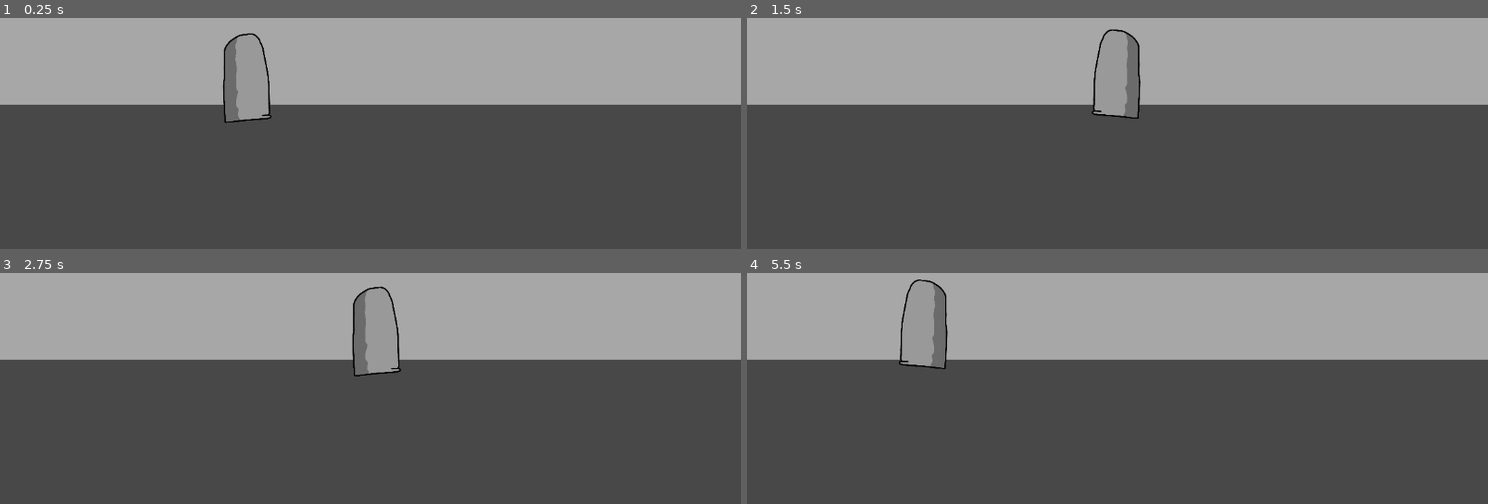
Above: before the commit, frames 1-4 (two rows, left to right).
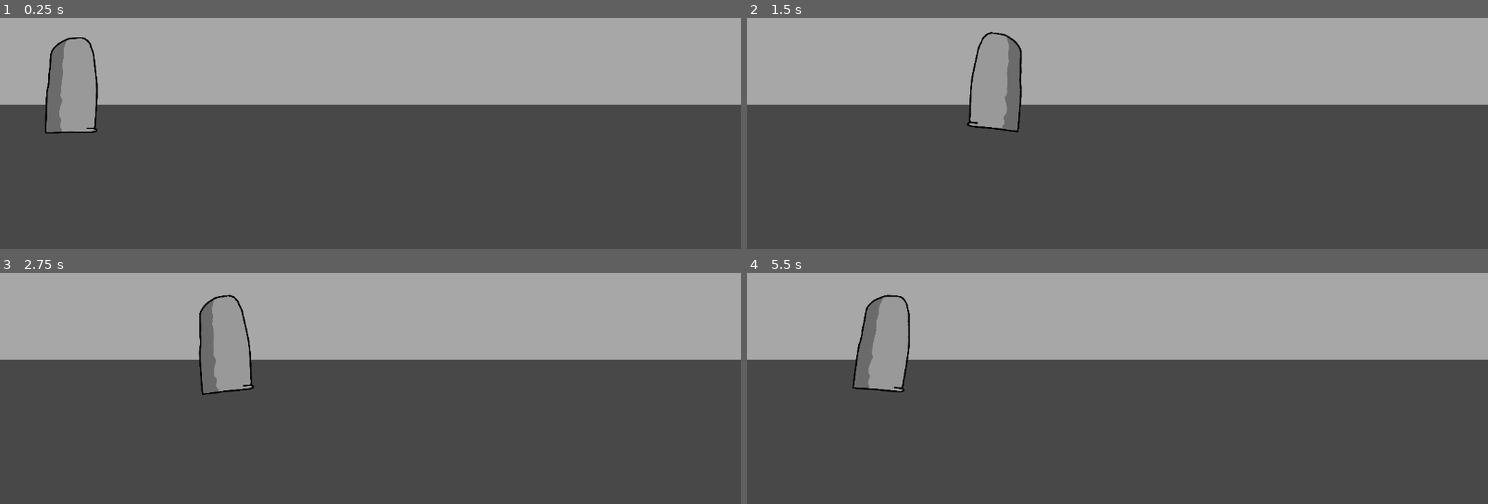
Above: after the commit, the same moments.

Repository: dice-works/untitled-violence-game
Game: Godot game, scene res://scenes/Debug.tscn
Two runs of this game, one before a commit and one after it. Both use one fixed random seed, a clock stepped at 60 frames per second and the inputs below.
Inputs (mouse positions are in pixels of both pictures, inside the frame that each line leads up to):
- Up to frame 1 (0.25 s): no input
- Up to frame 2 (1.5 s): tap Enter at 0.5 s; move the mouse to (1280, 20) at 0.52 s; hold D (player_right) 0.53-1.28 s; move the mouse to (969, 61) at 1.27 s; hold A (player_left) from 1.28 s (still down)
- Up to frame 3 (2.75 s): move the mouse to (outside the picture) at 2.02 s; release A (player_left) at 2.03 s; hold D (player_right) from 2.03 s (still down)
- Up to frame 4 (5.5 s): move the mouse to (1080, 379) at 2.77 s; move the mouse to (1339, 358) at 3.52 s; release D (player_right) at 3.53 s; hold A (player_left) from 3.53 s (still down); move the mouse to (outside the picture) at 4.27 s; move the mouse to (1154, 296) at 5.02 s

The runs differ from the first frame. In frame 1, 2.5% of the frame differs, in the area x 6-37%, y 6-50%; in frame 2, 2.4%; in frame 3, 2.5%, in the area x 26-55%, y 5-53%; in frame 4, 2.4%.

Commit message:
Torso that can be moved with AD, animation made with math, hopes and dreams

Diff:
--- a/project.godot
+++ b/project.godot
@@ -47,6 +47,9 @@
 
 [rendering]
 
+textures/canvas_textures/default_texture_filter=0
 rendering_device/driver.windows="d3d12"
 renderer/rendering_method="gl_compatibility"
 renderer/rendering_method.mobile="gl_compatibility"
+2d/snap/snap_2d_transforms_to_pixel=true
+2d/snap/snap_2d_vertices_to_pixel=true
--- a/scenes/Debug.tscn
+++ b/scenes/Debug.tscn
@@ -2,6 +2,9 @@
 
 [ext_resource type="Script" uid="uid://dk3u8dmndppv0" path="res://scripts/debug.gd" id="1_c2xgb"]
 [ext_resource type="PackedScene" uid="uid://br6mefadyw1tj" path="res://scenes/Player.tscn" id="2_b1f3y"]
+
+[sub_resource type="RectangleShape2D" id="RectangleShape2D_c2xgb"]
+size = Vector2(1157, 175)
 
 [node name="Debug" type="Node2D" unique_id=546169269]
 script = ExtResource("1_c2xgb")
@@ -19,5 +22,11 @@
 mouse_filter = 2
 color = Color(0.28118682, 0.28118688, 0.28118682, 1)
 
-[node name="player" parent="." unique_id=1059586711 instance=ExtResource("2_b1f3y")]
-position = Vector2(344, 313)
+[node name="StaticBody2D" type="StaticBody2D" parent="ground" unique_id=443626647]
+
+[node name="CollisionShape2D" type="CollisionShape2D" parent="ground/StaticBody2D" unique_id=396696602]
+position = Vector2(568.5, 135.5)
+shape = SubResource("RectangleShape2D_c2xgb")
+
+[node name="Player" parent="." unique_id=842425172 instance=ExtResource("2_b1f3y")]
+position = Vector2(70, 318)
--- a/scenes/Player.tscn
+++ b/scenes/Player.tscn
@@ -1,23 +1,23 @@
 [gd_scene format=3 uid="uid://br6mefadyw1tj"]
 
-[ext_resource type="Script" uid="uid://l3uvo7do4fb4" path="res://scripts/player.gd" id="1_p0vlq"]
-[ext_resource type="Script" uid="uid://c2jka7tl8tqjx" path="res://scripts/movement_animation_handler.gd" id="2_3li8b"]
+[ext_resource type="Script" uid="uid://ct6joeh605iw5" path="res://scripts/player.gd" id="1_3li8b"]
+[ext_resource type="Script" uid="uid://dm3orb77fgkrl" path="res://scripts/player_torso.gd" id="2_3li8b"]
 [ext_resource type="Texture2D" uid="uid://krn2jcsabmud" path="res://visuals_audio/body.png" id="2_v6fml"]
 
-[sub_resource type="RectangleShape2D" id="RectangleShape2D_3li8b"]
-size = Vector2(97, 154)
+[sub_resource type="RectangleShape2D" id="RectangleShape2D_v6fml"]
+size = Vector2(73, 147)
 
-[node name="Player" type="CharacterBody2D" unique_id=1639428004]
-script = ExtResource("1_p0vlq")
+[node name="Player" type="Node2D" unique_id=842425172]
+script = ExtResource("1_3li8b")
 
-[node name="BodySprite" type="Sprite2D" parent="." unique_id=2104695022]
-position = Vector2(37.000004, 68)
-scale = Vector2(0.22910218, 0.22908345)
+[node name="Torso" type="CharacterBody2D" parent="." unique_id=1571537595]
+script = ExtResource("2_3li8b")
+
+[node name="Sprite2D" type="Sprite2D" parent="Torso" unique_id=1969105539]
+position = Vector2(40.875, 75.46982)
+scale = Vector2(0.25309598, 0.25410712)
 texture = ExtResource("2_v6fml")
 
-[node name="CollisionShape2D" type="CollisionShape2D" parent="." unique_id=623531683]
-position = Vector2(48, 77)
-shape = SubResource("RectangleShape2D_3li8b")
-
-[node name="MovementAnimationHandler" type="Node2D" parent="." unique_id=1292133842]
-script = ExtResource("2_3li8b")
+[node name="CollisionShape2D" type="CollisionShape2D" parent="Torso" unique_id=1313424061]
+position = Vector2(40.5, 75.5)
+shape = SubResource("RectangleShape2D_v6fml")
--- a/scripts/movement_animation_handler.gd
+++ /dev/null
@@ -1,43 +0,0 @@
-extends Node2D
-
-@onready var body = get_parent().get_node("BodySprite")
-var moving = false
-var input_dir = Vector2.ZERO
-var body_tweening = false
-var body_tween_position = "down"
-var body_tween:Tween
-
-func _body_animation() -> void:
-	if input_dir.x < 0:
-		body.rotation_degrees = 4.5
-		body.flip_h = true
-	else:
-		body.rotation_degrees = -4.5
-		body.flip_h = false
-
-	if moving and not body_tweening and body_tween_position == "down":
-		body_tween = create_tween().set_ease(Tween.EASE_IN_OUT)
-		var target_position = body.position
-		target_position.y -= 15
-		body_tween.tween_property(body, "position", target_position, 0.2)
-		body_tweening = true
-		body_tween.finished.connect(_body_tween_finished)
-	if moving and not body_tweening and body_tween_position == "up":
-		body_tween = create_tween().set_ease(Tween.EASE_IN_OUT)
-		var target_position = body.position
-		target_position.y += 15
-		body_tween.tween_property(body, "position", target_position, 0.2)
-		body_tweening = true
-		body_tween.finished.connect(_body_tween_finished)
-
-func _body_tween_finished() -> void:
-	if body_tween_position == "down":
-		body_tween_position = "up"
-	else:
-		body_tween_position = "down"
-	body_tweening = false
-
-func _physics_process(_delta: float) -> void:
-	moving = get_parent().moving
-	input_dir = get_parent().input_dir
-	_body_animation()
--- a/scripts/player.gd
+++ b/scripts/player.gd
@@ -1,14 +1,32 @@
-extends CharacterBody2D
+extends Node2D
 
-const speed = 300
-var moving = false
-var input_dir = Vector2.ZERO
+var looking_left:bool
+var input_dir:Vector2
+var input_buffer = []
 
-func _physics_process(delta: float) -> void:
-	input_dir = Input.get_vector("player_left", "player_right", "player_up", "player_down")
-	velocity = velocity.move_toward(input_dir * speed, 4000 * delta)
-	move_and_slide()
-	if input_dir:
-		moving = true
+func _check_looking_direction() -> void:
+	if get_global_mouse_position().x < $Torso.global_position.x:
+		looking_left = true
 	else:
-		moving = false
+		looking_left = false
+
+func _get_input_direction() -> void:
+	if Input.is_action_just_pressed("player_left"):
+		input_buffer.erase(-1)
+		input_buffer.append(-1)
+	if Input.is_action_just_pressed("player_right"):
+		input_buffer.erase(+1)
+		input_buffer.append(+1)
+	if Input.is_action_just_released("player_left"):
+		input_buffer.erase(-1)
+	if Input.is_action_just_released("player_right"):
+		input_buffer.erase(+1)
+
+	if input_buffer.is_empty():
+		input_dir.x = 0
+	else:
+		input_dir.x = input_buffer.back()
+
+func _process(_delta: float) -> void:
+	_check_looking_direction()
+	_get_input_direction()
--- /dev/null
+++ b/scripts/player_torso.gd
@@ -0,0 +1,64 @@
+extends CharacterBody2D
+
+@onready var player = get_parent()
+var looking_left:bool
+var input_dir:Vector2
+var walking = false
+var bouncing = false
+var torso_start_y:float
+var time_passed = 0.0
+var target_tilt = 0.0
+const move_speed = 400
+const move_accel = 1000
+const bounce_height = 6.5
+const bounce_speed = 12
+const tilt_speed = 1.25
+
+func _check_player_variables() -> void:
+	input_dir = player.input_dir
+	looking_left = player.looking_left
+
+func _turn_torso_to_looking_direction() -> void:
+	if looking_left:
+		$Sprite2D.flip_h = true
+	else:
+		$Sprite2D.flip_h = false
+
+func _torso_tilt_animation(delta) -> void:
+	if input_dir.x > 0 and looking_left:
+		target_tilt = deg_to_rad(-6)
+	elif input_dir.x > 0 and not looking_left:
+		target_tilt = deg_to_rad(-6)
+	elif input_dir.x < 0 and looking_left:
+		target_tilt = deg_to_rad(6)
+	elif input_dir.x < 0 and not looking_left:
+		target_tilt = deg_to_rad(6)
+	else:
+		target_tilt = deg_to_rad(0)
+	$Sprite2D.rotation = move_toward($Sprite2D.rotation, target_tilt, tilt_speed * delta)
+
+func _torso_walking_animation(delta) -> void:
+	if input_dir.x == 0:
+		walking = false
+	if input_dir.x != 0 and not bouncing:
+		torso_start_y = $Sprite2D.position.y
+		walking = true
+		bouncing = true
+		time_passed = 0.0
+	if walking and bouncing:
+		time_passed += delta
+		$Sprite2D.position.y = torso_start_y + sin(time_passed * bounce_speed) * bounce_height
+	if not walking and bouncing:
+		$Sprite2D.position.y = move_toward($Sprite2D.position.y, torso_start_y, bounce_speed * delta)
+	if not walking and bouncing and $Sprite2D.position.y == torso_start_y:
+		bouncing = false
+
+func _process(_delta: float) -> void:
+	_check_player_variables()
+	_turn_torso_to_looking_direction()
+
+func _physics_process(delta: float) -> void:
+	velocity.x = move_toward(velocity.x, input_dir.x * move_speed, move_accel * delta)
+	move_and_slide()
+	_torso_walking_animation(delta)
+	_torso_tilt_animation(delta)
Not shown, removed: scripts/movement_animation_handler.gd.uid
Not shown, changed: scripts/player.gd.uid
Not shown, added: scripts/player_torso.gd.uid
